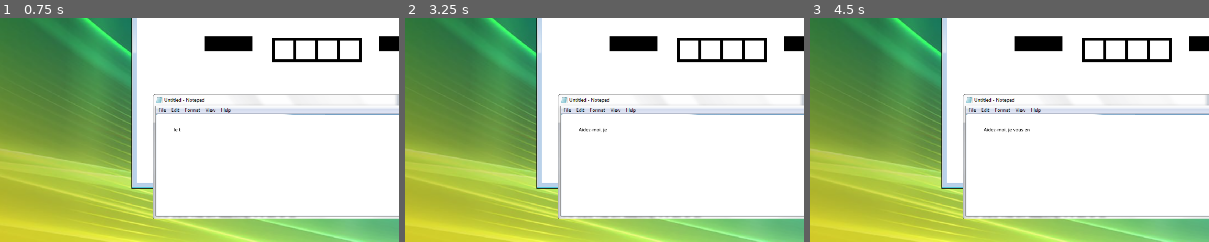
Above: before the commit, frames 1-3 (left to right).
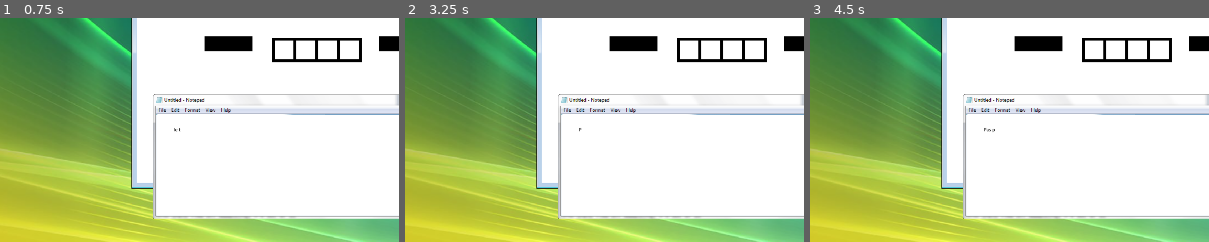
Above: after the commit, the same moments.

Repository: AlexandreAAA/Doc-Machine
Game: Godot game, scene res://Scene/main.tscn
Same seed, same stepped clock (60 frames per second), same inputs: the game is played once before the commit and once after it. Video files are missing from this copy of the repository; at most half a second of black plays in their place.
Inputs:
- Up to frame 1 (0.75 s): tap Enter at 0.5 s; hold Q (input1, bound only before the commit) from 0.53 s (still down)
- Up to frame 2 (3.25 s): tap P (input10, bound only before the commit) at 0.8, 1.35 s; tap Space (ram, bound only after the commit) at 1.25, 2.75 s; release Q (input1, bound only before the commit) at 1.28 s; tap A (input11, bound only before the commit) at 1.55 s; tap Enter at 2 s; hold A (input11, bound only before the commit) 2.03-2.78 s; tap S (input12, bound only before the commit) at 2.3, 2.85 s; tap W (input2, bound only before the commit) at 3.05 s
- Up to frame 3 (4.5 s): hold W (input2, bound only before the commit) 3.53-4.28 s; tap E (input3, bound only before the commit) at 3.8, 4.35 s; tap Enter at 4.25 s
The pictures show only the part of the screen within x 7-57%, y 29-78%; the shares and areas given below are measured in that part.

Frame 1 is identical in both runs. In frame 2, less than 0.1% of the frame differs, in the area x 43-51%, y 49-52%; in frame 3, 0.1%, in the area x 43-56%, y 49-52%.

Commit message:
Connection de tous les inputs et des voicelines

Diff:
--- a/Scene/main.tscn
+++ b/Scene/main.tscn
@@ -36,6 +36,5 @@
 [node name="VideoStreamPlayer" type="VideoStreamPlayer" parent="AspectRatioContainer"]
 layout_mode = 2
 stream = ExtResource("4_57r0x")
-autoplay = true
 
 [node name="Robot" parent="." instance=ExtResource("4_4l8r2")]
--- a/Scene/robot.tscn
+++ b/Scene/robot.tscn
@@ -207,6 +207,7 @@
 mouth_sprite = NodePath("VistaWindow/Node2D/Mouth")
 timer_idle = NodePath("Timer_idle")
 timer_idle_time = 20.0
+size_input_table = 10
 metadata/_edit_horizontal_guides_ = [221.0]
 
 [node name="VistaWindow" type="Sprite2D" parent="."]
@@ -238,7 +239,6 @@
 frame = 2
 
 [node name="Timer_idle" type="Timer" parent="."]
-autostart = true
 
 [node name="Dialog_Control" parent="." instance=ExtResource("4_50f1p")]
 z_index = -1
--- a/Script/main.gd
+++ b/Script/main.gd
@@ -8,6 +8,7 @@
 func _ready() -> void:
 	end_timer.wait_time = end_timer_time
 
+
 func _process(delta: float) -> void:
 
 	if end_timer.time_left <= 110:
--- a/Script/robot.gd
+++ b/Script/robot.gd
@@ -7,9 +7,9 @@
 @export var timer_idle : Timer
 @export var timer_idle_time := 5.0
 var victory_condition : Array[bool]
-@export var size_victory_array := 5
 var input_table : Array[bool]
 @export var size_input_table := 12
+@export var nb_victory_condition := 5
 var idle_dialog : Array
 var idle_dialog_index = 0
 
@@ -17,16 +17,19 @@
 	check_input_table(event)
 	if input_table.count(true) == 0:
 		print("VICTORY")
+
 func _ready() -> void:
 	for i in size_input_table:
 		input_table.append(false)
-	victory_condition.resize(size_victory_array)
+	victory_condition.resize(size_input_table)
 	timer_idle.wait_time = timer_idle_time
 	choose_random_input()
+	victory_condition = input_table
 	for j in dialog.dialog_dico.keys():
 		if str(j).get_slice("e",0) == "Idl":
 			idle_dialog.append(j)
 	print(input_table)
+	print(victory_condition)
 
 func change_sprite(le = 0,re = 0,m = 0):
 	left_eye_sprite.frame = le
@@ -40,38 +43,78 @@
 
 func talk(key):
 	dialog.set_dialog_text(key)
-
+	print(victory_condition)
 
 func choose_random_input():
-	while input_table.count(true) != size_victory_array :
-		var ran = randi_range(0,11)
+	while input_table.count(true) != nb_victory_condition :
+		var ran = randi_range(0,size_input_table - 1)
 		input_table[ran] = true
 
 func check_input_table(event):
-	if event.is_action_pressed("input1"):
+	if event.is_action_pressed("ram"):
 		input_table[0] = false
-	if event.is_action_pressed("input2"):
+		if victory_condition[0] :
+			talk("GoodRam")
+		else:
+			talk("BadRam")
+	if event.is_action_pressed("jack"):
 		input_table[1] = false
-	if event.is_action_pressed("input3"):
+		print(victory_condition[1])
+		if victory_condition[1] :
+			print("COUBEH")
+			talk("GoodJack")
+		else:
+			talk("BadJack")
+	if event.is_action_pressed("ventilo"):
 		input_table[2] = false
-	if event.is_action_pressed("input4"):
+		print(victory_condition[2])
+		if victory_condition[2] :
+			talk("GoodVentilo")
+		else:
+			talk("BadVentilo")
+	if event.is_action_pressed("dessous_de_plat"):
 		input_table[3] = false
-	if event.is_action_pressed("input5"):
+		if victory_condition[3] :
+			talk("GoodDessous_de_plat")
+		else:
+			talk("BadDessous_de_plat")
+	if event.is_action_pressed("gpu"):
 		input_table[4] = false
-	if event.is_action_pressed("input6"):
+		if victory_condition[4] :
+			talk("GoodGpu")
+		else:
+			talk("BadGpu")
+	if event.is_action_pressed("cable_alu"):
 		input_table[5] = false
-	if event.is_action_pressed("input7"):
+		if victory_condition[5] :
+			talk("GoodCable_alu")
+		else:
+			talk("BadCable_alu")
+	if event.is_action_pressed("enceinte"):
 		input_table[6] = false
-	if event.is_action_pressed("input8"):
+		if victory_condition[6] :
+			talk("GoodEnceinte")
+		else:
+			talk("BadEnceinte")
+	if event.is_action_pressed("bouton"):
 		input_table[7] = false
-	if event.is_action_pressed("input9"):
+		if victory_condition[7] :
+			talk("GoodBouton")
+		else:
+			talk("BadBouton")
+	if event.is_action_pressed("fil"):
 		input_table[8] = false
-	if event.is_action_pressed("input10"):
+		if victory_condition[8] :
+			talk("GoodFil")
+		else:
+			talk("BadFil")
+	if event.is_action_pressed("grille"):
 		input_table[9] = false
-	if event.is_action_pressed("input11"):
-		input_table[10] = false
-	if event.is_action_pressed("input12"):
-		input_table[11] = false
+		if victory_condition[9] :
+			talk("GoodGrille")
+		else:
+			talk("BadGrille")
+
 
 func _on_timer_idle_timeout() -> void:
 
--- a/project.godot
+++ b/project.godot
@@ -23,64 +23,59 @@
 
 [input]
 
-input1={
+ram={
 "deadzone": 0.5,
-"events": [Object(InputEventKey,"resource_local_to_scene":fa …(140 unchanged characters)… d":false,"keycode":0,"physical_keycode":81,"key_label":0,"unicode":97,"location":0,"echo":false,"script":null)
+"events": [Object(InputEventKey,"resource_local_to_scene":fa …(140 unchanged characters)… d":false,"keycode":0,"physical_keycode":32,"key_label":0,"unicode":32,"location":0,"echo":false,"script":null)
 ]
 }
-input2={
+jack={
+"deadzone": 0.5,
+"events": [Object(InputEventKey,"resource_local_to_scene":false,"resource_name":"","device":-1,"window_id":0,"alt_pressed":false,"shift_pressed":false,"ctrl_pressed":false,"meta_pressed":false,"pressed":false,"keycode":0,"physical_keycode":4194319,"key_label":0,"unicode":0,"location":0,"echo":false,"script":null)
+]
+}
+ventilo={
+"deadzone": 0.5,
+"events": [Object(InputEventKey,"resource_local_to_scene":false,"resource_name":"","device":-1,"window_id":0,"alt_pressed":false,"shift_pressed":false,"ctrl_pressed":false,"meta_pressed":false,"pressed":false,"keycode":0,"physical_keycode":4194322,"key_label":0,"unicode":0,"location":0,"echo":false,"script":null)
+]
+}
+dessous_de_plat={
+"deadzone": 0.5,
+"events": [Object(InputEventKey,"resource_local_to_scene":false,"resource_name":"","device":-1,"window_id":0,"alt_pressed":false,"shift_pressed":false,"ctrl_pressed":false,"meta_pressed":false,"pressed":false,"keycode":0,"physical_keycode":4194321,"key_label":0,"unicode":0,"location":0,"echo":false,"script":null)
+]
+}
+gpu={
+"deadzone": 0.5,
+"events": [Object(InputEventKey,"resource_local_to_scene":false,"resource_name":"","device":-1,"window_id":0,"alt_pressed":false,"shift_pressed":false,"ctrl_pressed":false,"meta_pressed":false,"pressed":false,"keycode":0,"physical_keycode":4194320,"key_label":0,"unicode":0,"location":0,"echo":false,"script":null)
+]
+}
+cable_alu={
 "deadzone": 0.5,
 "events": [Object(InputEventKey,"resource_local_to_scene":false,"resource_name":"","device":-1,"window_id":0,"alt_press …(192 unchanged characters)…
 ]
 }
-input3={
-"deadzone": 0.5,
-"events": [Object(InputEventKey,"resource_local_to_scene":false,"resource_name":"","device":-1,"window_id":0,"alt_pressed":false,"shift_pressed":false,"ctrl_pressed":false,"meta_pressed":false,"pressed":false,"keycode":0,"physical_keycode":69,"key_label":0,"unicode":101,"location":0,"echo":false,"script":null)
-]
-}
-input4={
-"deadzone": 0.5,
-"events": [Object(InputEventKey,"resource_local_to_scene":false,"resource_name":"","device":-1,"window_id":0,"alt_pressed":false,"shift_pressed":false,"ctrl_pressed":false,"meta_pressed":false,"pressed":false,"keycode":0,"physical_keycode":82,"key_label":0,"unicode":114,"location":0,"echo":false,"script":null)
-]
-}
-input5={
-"deadzone": 0.5,
-"events": [Object(InputEventKey,"resource_local_to_scene":false,"resource_name":"","device":-1,"window_id":0,"alt_pressed":false,"shift_pressed":false,"ctrl_pressed":false,"meta_pressed":false,"pressed":false,"keycode":0,"physical_keycode":84,"key_label":0,"unicode":116,"location":0,"echo":false,"script":null)
-]
-}
-input6={
-"deadzone": 0.5,
-"events": [Object(InputEventKey,"resource_local_to_scene":false,"resource_name":"","device":-1,"window_id":0,"alt_pressed":false,"shift_pressed":false,"ctrl_pressed":false,"meta_pressed":false,"pressed":false,"keycode":0,"physical_keycode":89,"key_label":0,"unicode":121,"location":0,"echo":false,"script":null)
-]
-}
-input7={
-"deadzone": 0.5,
-"events": [Object(InputEventKey,"resource_local_to_scene":false,"resource_name":"","device":-1,"window_id":0,"alt_pressed":false,"shift_pressed":false,"ctrl_pressed":false,"meta_pressed":false,"pressed":false,"keycode":0,"physical_keycode":85,"key_label":0,"unicode":117,"location":0,"echo":false,"script":null)
-]
-}
-input8={
-"deadzone": 0.5,
-"events": [Object(InputEventKey,"resource_local_to_scene":false,"resource_name":"","device":-1,"window_id":0,"alt_pressed":false,"shift_pressed":false,"ctrl_pressed":false,"meta_pressed":false,"pressed":false,"keycode":0,"physical_keycode":73,"key_label":0,"unicode":105,"location":0,"echo":false,"script":null)
-]
-}
-input9={
-"deadzone": 0.5,
-"events": [Object(InputEventKey,"resource_local_to_scene":false,"resource_name":"","device":-1,"window_id":0,"alt_pressed":false,"shift_pressed":false,"ctrl_pressed":false,"meta_pressed":false,"pressed":false,"keycode":0,"physical_keycode":79,"key_label":0,"unicode":111,"location":0,"echo":false,"script":null)
-]
-}
-input10={
-"deadzone": 0.5,
-"events": [Object(InputEventKey,"resource_local_to_scene":false,"resource_name":"","device":-1,"window_id":0,"alt_pressed":false,"shift_pressed":false,"ctrl_pressed":false,"meta_pressed":false,"pressed":false,"keycode":0,"physical_keycode":80,"key_label":0,"unicode":112,"location":0,"echo":false,"script":null)
-]
-}
-input11={
+enceinte={
 "deadzone": 0.5,
 "events": [Object(InputEventKey,"resource_local_to_scene":false,"resource_name":"","device":-1,"window_id":0,"alt_press …(192 unchanged characters)…
 ]
 }
-input12={
+bouton={
 "deadzone": 0.5,
 "events": [Object(InputEventKey,"resource_local_to_scene":false,"resource_name":"","device":-1,"window_id":0,"alt_press …(192 unchanged characters)…
+]
+}
+fil={
+"deadzone": 0.5,
+"events": [Object(InputEventKey,"resource_local_to_scene":false,"resource_name":"","device":-1,"window_id":0,"alt_pressed":false,"shift_pressed":false,"ctrl_pressed":false,"meta_pressed":false,"pressed":false,"keycode":0,"physical_keycode":68,"key_label":0,"unicode":100,"location":0,"echo":false,"script":null)
+]
+}
+grille={
+"deadzone": 0.5,
+"events": [Object(InputEventKey,"resource_local_to_scene":false,"resource_name":"","device":-1,"window_id":0,"alt_pressed":false,"shift_pressed":false,"ctrl_pressed":false,"meta_pressed":false,"pressed":false,"keycode":0,"physical_keycode":71,"key_label":0,"unicode":103,"location":0,"echo":false,"script":null)
+]
+}
+input_f_vide={
+"deadzone": 0.5,
+"events": [Object(InputEventKey,"resource_local_to_scene":false,"resource_name":"","device":-1,"window_id":0,"alt_pressed":false,"shift_pressed":false,"ctrl_pressed":false,"meta_pressed":false,"pressed":false,"keycode":0,"physical_keycode":70,"key_label":0,"unicode":102,"location":0,"echo":false,"script":null)
 ]
 }
 TestSon={
Not shown, changed: Assets/dialog_box.txt
